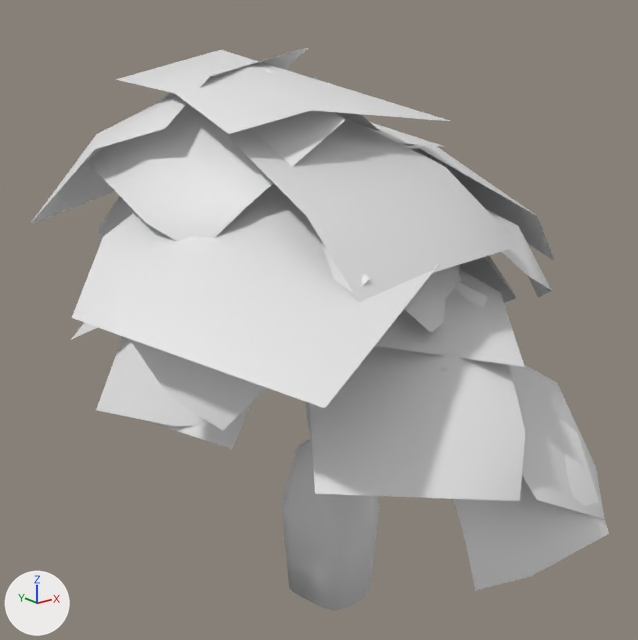
The glTF model client/assets/models/trees/tree_1.glb: old version first, new version second.
Camera for both pictures: a 50 mm lens placed at (-0.0536, -0.0655, 0.0508), pointed at (-0.0004, 0.001, 0.0243). Lighting does not change. The marker at lower left points along +X, +Y and +Z. Where no turn or scale is listed for an object, it has been applied to the vertices. Vertices at the same position are counted once.

In view in the first picture: 'tree_1'.
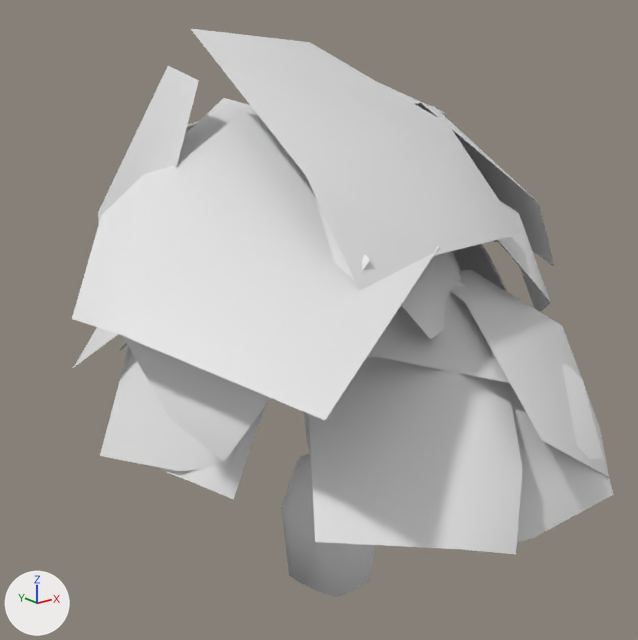
Location of each change, (x1, y1, x2, y2) in pixels of the pictures (638 x 640 px; the box of a moved part takes in the faces that stretch with it):
'tree_1', reshaped (6% narrower)
    before: (30, 47, 609, 611)
    after: (72, 29, 614, 597)
part 1 of me_tree_1, moved or reshaped
    before: (375, 269, 525, 367)
    after: (367, 270, 510, 383)
part 2 of me_tree_1, moved or reshaped
    before: (453, 419, 609, 590)
    after: (477, 364, 614, 553)
part 3 of me_tree_1, moved or reshaped
    before: (150, 404, 251, 449)
    after: (152, 404, 267, 500)
part 4 of me_tree_1, moved or reshaped
    before: (406, 144, 556, 262)
    after: (416, 103, 555, 267)
part 5 of me_tree_1, moved or reshaped
    before: (362, 122, 445, 148)
    after: (185, 82, 447, 134)
part 6 of me_tree_1, moved or reshaped
    before: (96, 337, 210, 426)
    after: (100, 348, 233, 471)
part 7 of me_tree_1, moved or reshaped
    before: (72, 323, 98, 339)
    after: (73, 327, 118, 368)
part 8 of me_tree_1, moved or reshaped
    before: (99, 196, 135, 246)
    after: (98, 66, 199, 226)
part 9 of me_tree_1, moved or reshaped
    before: (130, 236, 370, 431)
    after: (123, 194, 370, 461)
part 10 of me_tree_1, moved or reshaped
    before: (72, 183, 438, 408)
    after: (72, 98, 440, 420)
part 11 of me_tree_1, moved or reshaped
    before: (218, 114, 520, 302)
    after: (191, 29, 521, 290)
part 12 of me_tree_1, moved or reshaped
    before: (404, 265, 462, 332)
    after: (401, 251, 461, 339)
part 13 of me_tree_1, moved or reshaped
    before: (510, 365, 604, 519)
    after: (450, 269, 609, 477)
part 14 of me_tree_1, moved or reshaped
    before: (310, 321, 525, 501)
    after: (309, 357, 523, 554)
part 15 of me_tree_1, rebuilt (18% shorter)
    before: (258, 206, 449, 611)
    after: (281, 267, 464, 597)
part 16 of me_tree_1, deleted
    before: (87, 69, 345, 241)
part 17 of me_tree_1, deleted
    before: (30, 47, 309, 225)
part 18 of me_tree_1, deleted
    before: (116, 50, 450, 134)
part 19 of me_tree_1, moved or reshaped
    before: (312, 75, 552, 303)
    after: (119, 200, 551, 351)

What changed in the scene script:
```text
Change me_tree_1:
    remove me_tree_1.from_pydata(...)  # 630 vertices, 896 faces; spans x -0.0267..0.0278, y -0.0267..0.0254, z -0.0078..0.0505
    add me_tree_1.from_pydata(...)  # 537 vertices, 766 faces; spans x -0.0267..0.0278, y -0.0267..0.0254, z -0.0059..0.052
    me_tree_1 part 1: the loose piece of 9 vertices spanning x -0.0112..0.0128, y -0.0225..0.0019, z 0.0254..0.0342 is scaled about its middle by (1, 1, 1.35), then moved by (0.0, 0.0, -0.0001)
    me_tree_1 part 2: the loose piece of 9 vertices spanning x -0.0031..0.0125, y -0.0266..-0.0169, z 0.0065..0.0199 is scaled about its middle by (1, 1, 1.18), then moved by (0.0, 0.0, 0.0048)
    me_tree_1 part 3: the loose piece of 9 vertices spanning x -0.0185..-0.0056, y -0.0031..0.0104, z 0.0155..0.025 is scaled about its middle by (1, 1, 1.35), then moved by (0.0, 0.0, -0.0035)
    me_tree_1 part 4: the loose piece of 9 vertices spanning x 0.0048..0.0278, y -0.0098..0.0175, z 0.0276..0.0417 is scaled about its middle by (1, 1, 1.35), then moved by (0.0, 0.0, 0.0016)
    me_tree_1 part 5: the loose piece of 9 vertices spanning x -0.0104..0.0183, y -0.0052..0.0214, z 0.0342..0.0434 is scaled about its middle by (1, 1, 1.35), then moved by (0.0, 0.0, 0.0031)
    me_tree_1 part 6: the loose piece of 9 vertices spanning x -0.0199..-0.005, y -0.0022..0.0174, z 0.0159..0.0305 is scaled about its middle by (1, 1, 1.35), then moved by (0.0, 0.0, -0.0024)
    me_tree_1 part 7: the loose piece of 9 vertices spanning x -0.019..0.0015, y 0.0031..0.0236, z 0.0212..0.0338 is scaled about its middle by (1, 1, 1.35), then moved by (0.0, 0.0, -0.0009)
    me_tree_1 part 8: the loose piece of 9 vertices spanning x -0.0199..-0.0088, y -0.0017..0.0163, z 0.0277..0.044 is scaled about its middle by (1, 1, 1.35), then moved by (0.0, 0.0, 0.002)
    me_tree_1 part 9: the loose piece of 9 vertices spanning x -0.0229..-0.01, y -0.0179..0.0015, z 0.0227..0.0389 is scaled about its middle by (1, 1, 1.35), then moved by (0.0, 0.0, 0.0002)
    me_tree_1 part 10: the loose piece of 9 vertices spanning x -0.0267..0.0029, y -0.0231..0.0067, z 0.0276..0.0419 is scaled about its middle by (1, 1, 1.35), then moved by (0.0, 0.0, 0.0016)
    me_tree_1 part 11: the loose piece of 9 vertices spanning x -0.015..0.0101, y -0.019..0.0039, z 0.0326..0.0463 is scaled about its middle by (1, 1, 1.35), then moved by (0.0, 0.0, 0.0033)
    me_tree_1 part 12: the loose piece of 9 vertices spanning x -0.0122..0.0125, y -0.0179..0.0065, z 0.0271..0.0416 is scaled about its middle by (1, 1, 1.35), then moved by (0.0, 0.0, 0.0015)
    me_tree_1 part 13: the loose piece of 9 vertices spanning x -0.0002..0.0202, y -0.0267..-0.0099, z 0.0061..0.0238 is scaled about its middle by (1, 1, 1.18), then moved by (0.0, 0.0, 0.0051)
    me_tree_1 part 14: the loose piece of 9 vertices spanning x -0.0161..0.0052, y -0.0266..-0.0076, z 0.0164..0.0282 is scaled about its middle by (1, 1, 1.35), then moved by (0.0, 0.0, -0.0027)
    me_tree_1 part 15: the loose piece of 306 vertices spanning x -0.0137..0.0138, y -0.0218..0.0138, z -0.0078..0.0454 is rebuilt with 258 vertices and now spans x -0.0137..0.0138, y -0.0218..0.0138, z -0.0059..0.0363
    me_tree_1 part 16: the loose piece of 9 vertices spanning x -0.0207..-0.0063, y -0.0098..0.0081, z 0.035..0.0487 is deleted
    me_tree_1 part 17: the loose piece of 9 vertices spanning x -0.0233..0.0013, y -0.0023..0.0213, z 0.0344..0.0505 is deleted
    me_tree_1 part 18: the loose piece of 9 vertices spanning x -0.0168..0.0077, y -0.0101..0.014, z 0.0426..0.0503 is deleted
    me_tree_1 part 19: 33 vertices removed from x -0.0167..0.0243, y -0.0122..0.0197, z 0.0222..0.0478; 24 vertices added at x -0.0167..0.0243, y -0.0122..0.0197, z 0.0194..0.0407
```
